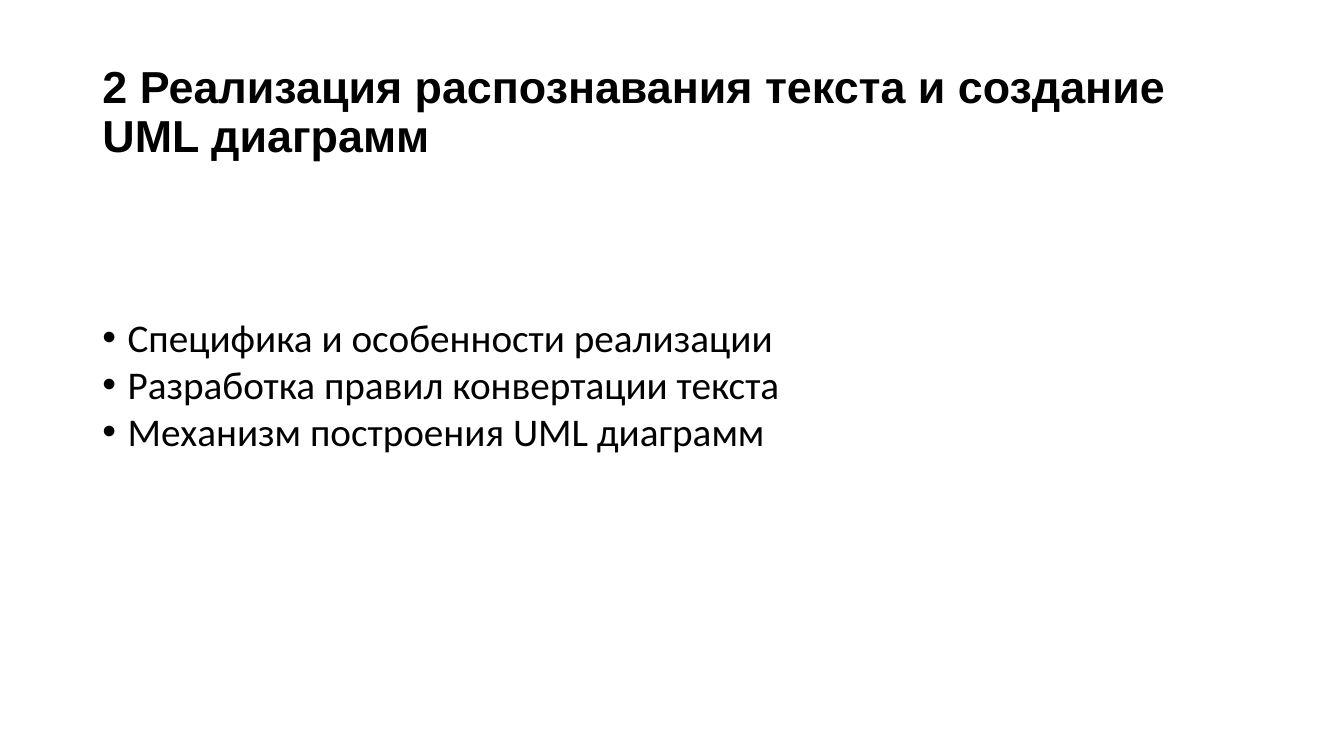
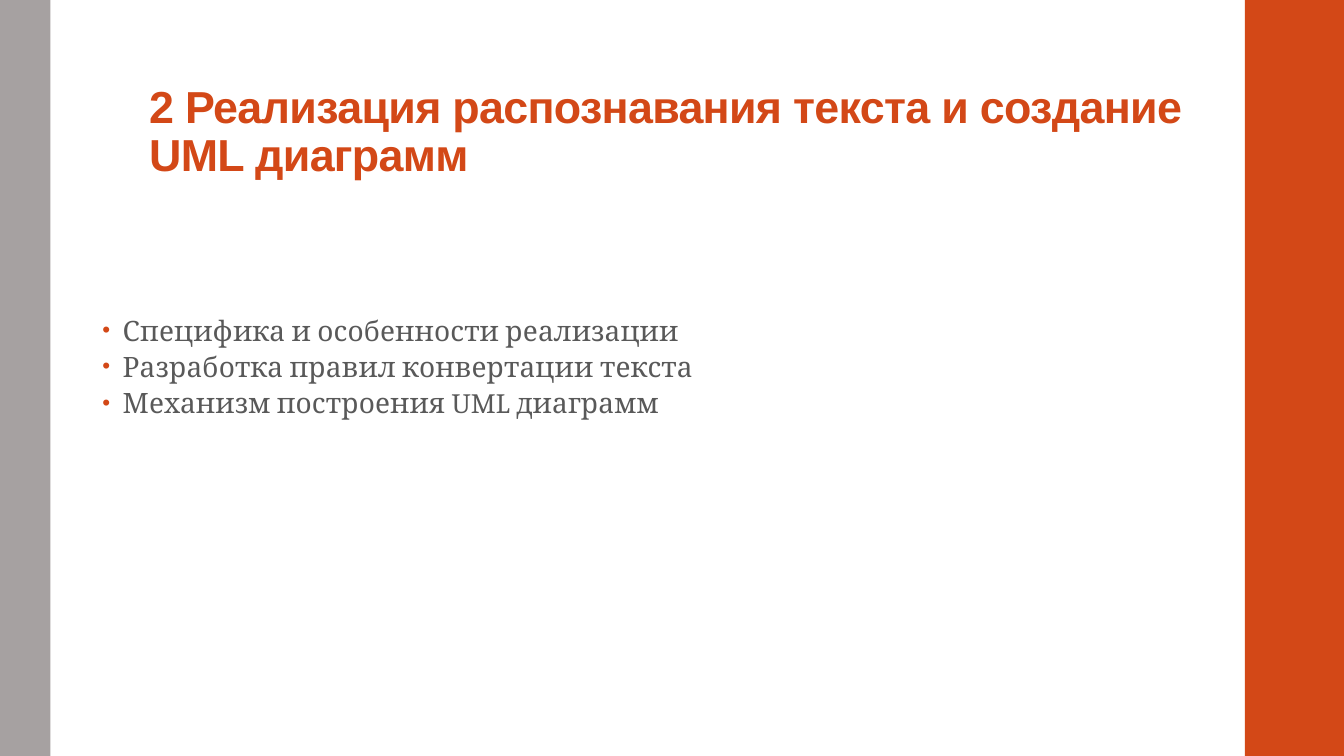
Before and after one commit to alexnodejs/onto-diploma, a slide deck: slide 7 of presentation/Moiseyenko_presentation.pptx. Drawn at 1344x756 pixels with LibreOffice and Linux fonts; fonts in the diff are those of the drawing. Boxes give left, top, right and bottom in pixels: in the first picture for what was removed or moved away, otherwise in the second. Text is boxed around its words. In the diff, an @@ line names an element or a change of style, - is before the commit and + after.

```diff
--- a/presentation/Moiseyenko_presentation.pptx
+++ b/presentation/Moiseyenko_presentation.pptx
@@ rectangle added at <box>0,0,50,756</box>, fill #A6A1A1 @@
@@ rectangle added at <box>1245,0,1344,756</box>, fill #D34817 @@
@@ title "2 Реализация распознавания текста и ...": place and size @@
-title "2 Реализация распознавания текста и ..." at <box>102,71,1165,160</box>
+title "2 Реализация распознавания текста и ..." at <box>149,91,1182,180</box>
@@ title "2 Реализация распознавания текста и ..." at <box>149,91,1182,180</box>: text colour #000000 to #D34817, letter spacing 0 to -0.5 pt; vertical alignment middle to bottom @@
@@ text "Специфика и особенности реализации" at <box>123,319,692,420</box>: size 28 to 20 pt, font Calibri to Cambria, text colour #000000 to #595959, letter spacing 0 to 0.1 pt; indent changed; more space between paragraphs @@
```
Also in this commit, not shown: 19 other slides changed, 1 slide added, 1 slide removed.
